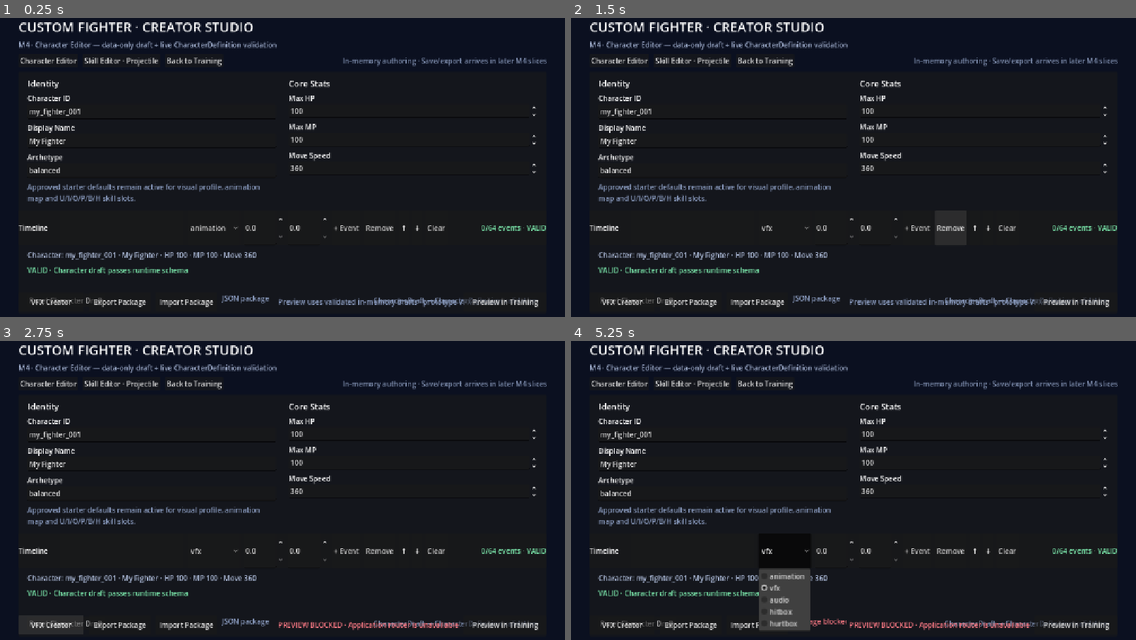
Above: before the commit, frames 1-4 (two rows, left to right).
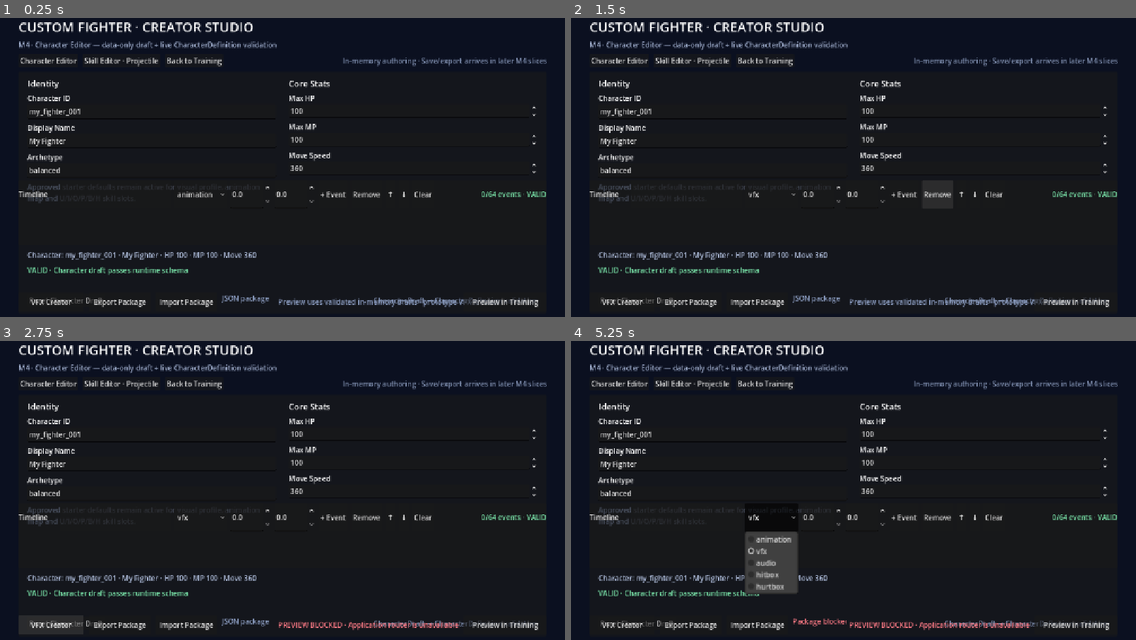
Above: after the commit, the same moments.

Repository: ws951125/custom-fighter
Game: Godot game, scene res://game/creator/creator_studio.tscn
Two runs of this game, one before a commit and one after it. Both use one fixed random seed, a clock stepped at 60 frames per second and the inputs below. This scene is started directly instead of the project's main scene.
Inputs:
- Up to frame 1 (0.25 s): no input
- Up to frame 2 (1.5 s): click "+ Event" at 0.5 s; click "Remove" at 1.25 s
- Up to frame 3 (2.75 s): click "VFX Creator" at 2 s
- Up to frame 4 (5.25 s): click "Preview in Training" at 2.75 s; click "Export Package" at 3.5 s; click "Import Package" at 4.25 s; click "vfx" at 5 s

The runs differ from the first frame. In frame 1, 1.8% of the frame differs, in the area x 3-97%, y 55-74%; in frame 2, 1.7%; in frame 3, 1.6%; in frame 4, 4.4%, in the area x 3-97%, y 55-97%.

Commit message:
V2-1: add spatial timeline Creator controls

Diff:
--- a/game/creator/timeline_creator_studio.gd
+++ b/game/creator/timeline_creator_studio.gd
@@ -1,6 +1,8 @@
 extends "res://game/creator/ai_skill_proposal_creator_studio.gd"
 
 const SkillDefinition = preload("res://game/core/skills/skill_definition.gd")
+const SPATIAL_TIMELINE_FIELDS := ["half_width", "half_depth", "offset_x", "offset_depth"]
+const WEB_TIMELINE_EDITABLE_FIELDS := ["type", "time", "duration", "half_width", "half_depth", "offset_x", "offset_depth"]
 
 var timeline_panel: PanelContainer
 var timeline_event_list: ItemList
@@ -8,6 +10,11 @@
 var timeline_time: SpinBox
 var timeline_duration: SpinBox
 var timeline_status: Label
+var timeline_spatial_row: HBoxContainer
+var timeline_half_width: SpinBox
+var timeline_half_depth: SpinBox
+var timeline_offset_x: SpinBox
+var timeline_offset_depth: SpinBox
 var _web_add_timeline_event_callback
 var _web_remove_timeline_event_callback
 var _web_move_timeline_event_callback
@@ -24,19 +31,22 @@
 	timeline_panel = PanelContainer.new()
 	timeline_panel.set_anchors_preset(Control.PRESET_BOTTOM_WIDE)
 	timeline_panel.offset_left = 42.0
-	timeline_panel.offset_top = -258.0
+	timeline_panel.offset_top = -326.0
 	timeline_panel.offset_right = -42.0
 	timeline_panel.offset_bottom = -178.0
 	add_child(timeline_panel)
+	var stack := VBoxContainer.new()
+	stack.add_theme_constant_override("separation", 6)
+	timeline_panel.add_child(stack)
 	var row := HBoxContainer.new()
 	row.add_theme_constant_override("separation", 8)
-	timeline_panel.add_child(row)
+	stack.add_child(row)
 	var heading := Label.new()
 	heading.text = "Timeline"
 	heading.custom_minimum_size = Vector2(86, 0)
 	row.add_child(heading)
 	timeline_event_list = ItemList.new()
-	timeline_event_list.custom_minimum_size = Vector2(280, 64)
+	timeline_event_list.custom_minimum_size = Vector2(250, 64)
 	timeline_event_list.select_mode = ItemList.SELECT_SINGLE
 	timeline_event_list.item_selected.connect(_on_timeline_selected)
 	row.add_child(timeline_event_list)
@@ -61,11 +71,40 @@
 	timeline_status.horizontal_alignment = HORIZONTAL_ALIGNMENT_RIGHT
 	row.add_child(timeline_status)
 
-func _timeline_spin(minimum: float, maximum: float) -> SpinBox:
+	timeline_spatial_row = HBoxContainer.new()
+	timeline_spatial_row.add_theme_constant_override("separation", 8)
+	stack.add_child(timeline_spatial_row)
+	_add_timeline_label(timeline_spatial_row, "Spatial", 86.0)
+	_add_timeline_label(timeline_spatial_row, "Half W")
+	timeline_half_width = _timeline_spin(0.01, SkillDefinition.MAX_TIMELINE_SPATIAL_HALF_WIDTH, 1.0)
+	timeline_half_width.value_changed.connect(_on_timeline_half_width_changed)
+	timeline_spatial_row.add_child(timeline_half_width)
+	_add_timeline_label(timeline_spatial_row, "Half Depth")
+	timeline_half_depth = _timeline_spin(0.001, SkillDefinition.MAX_TIMELINE_SPATIAL_HALF_DEPTH, 0.01)
+	timeline_half_depth.value_changed.connect(_on_timeline_half_depth_changed)
+	timeline_spatial_row.add_child(timeline_half_depth)
+	_add_timeline_label(timeline_spatial_row, "Offset X")
+	timeline_offset_x = _timeline_spin(-SkillDefinition.MAX_TIMELINE_SPATIAL_OFFSET_X, SkillDefinition.MAX_TIMELINE_SPATIAL_OFFSET_X, 1.0)
+	timeline_offset_x.value_changed.connect(_on_timeline_offset_x_changed)
+	timeline_spatial_row.add_child(timeline_offset_x)
+	_add_timeline_label(timeline_spatial_row, "Offset Depth")
+	timeline_offset_depth = _timeline_spin(-SkillDefinition.MAX_TIMELINE_SPATIAL_OFFSET_DEPTH, SkillDefinition.MAX_TIMELINE_SPATIAL_OFFSET_DEPTH, 0.01)
+	timeline_offset_depth.value_changed.connect(_on_timeline_offset_depth_changed)
+	timeline_spatial_row.add_child(timeline_offset_depth)
+	timeline_spatial_row.visible = false
+
+func _add_timeline_label(parent: Control, text: String, minimum_width: float = 0.0) -> void:
+	var label := Label.new()
+	label.text = text
+	if minimum_width > 0.0:
+		label.custom_minimum_size = Vector2(minimum_width, 0)
+	parent.add_child(label)
+
+func _timeline_spin(minimum: float, maximum: float, step_value: float = 0.01) -> SpinBox:
 	var spin := SpinBox.new()
 	spin.min_value = minimum
 	spin.max_value = maximum
-	spin.step = 0.01
+	spin.step = step_value
 	spin.custom_minimum_size = Vector2(92, 0)
 	return spin
 
@@ -87,6 +126,29 @@
 		suffix += 1
 	return "event"
 
+func _is_spatial_timeline_type(event_type: String) -> bool:
+	return SkillDefinition.TIMELINE_SPATIAL_EVENT_TYPES.has(event_type)
+
+func _normalize_timeline_event_payload(event: Dictionary) -> Dictionary:
+	var normalized: Dictionary = event.duplicate(true)
+	var event_type := str(normalized.get("type", "")).strip_edges().to_lower()
+	normalized["type"] = event_type
+	if _is_spatial_timeline_type(event_type):
+		normalized["half_width"] = float(normalized.get("half_width", skill_draft.hitbox_half_width if skill_draft != null else SkillDefinition.DEFAULT_TIMELINE_SPATIAL_HALF_WIDTH))
+		normalized["half_depth"] = float(normalized.get("half_depth", skill_draft.hitbox_half_depth if skill_draft != null else SkillDefinition.DEFAULT_TIMELINE_SPATIAL_HALF_DEPTH))
+		normalized["offset_x"] = float(normalized.get("offset_x", 0.0))
+		normalized["offset_depth"] = float(normalized.get("offset_depth", 0.0))
+	else:
+		for key in SPATIAL_TIMELINE_FIELDS:
+			normalized.erase(key)
+	return normalized
+
+func _store_timeline_events(events: Array[Dictionary]) -> void:
+	var normalized: Array[Dictionary] = []
+	for event in events:
+		normalized.append(_normalize_timeline_event_payload(event))
+	skill_draft.set_timeline_events(normalized)
+
 func _on_timeline_add() -> void:
 	if skill_draft.timeline_events.size() >= SkillDefinition.MAX_TIMELINE_EVENTS:
 		return
@@ -98,7 +160,7 @@
 		var last: Dictionary = events[-1]
 		time_value = float(last.get("time", 0.0))
 	events.append({"id": _next_timeline_id(), "type": "vfx", "time": time_value, "duration": 0.0})
-	skill_draft.set_timeline_events(events)
+	_store_timeline_events(events)
 	_refresh_skill_validation()
 	_refresh_timeline_editor(events.size() - 1)
 
@@ -110,7 +172,7 @@
 	for event in skill_draft.timeline_events:
 		events.append(event.duplicate(true))
 	events.remove_at(index)
-	skill_draft.set_timeline_events(events)
+	_store_timeline_events(events)
 	_refresh_skill_validation()
 	_refresh_timeline_editor(mini(index, events.size() - 1))
 
@@ -124,7 +186,7 @@
 	events.remove_at(index)
 	events.insert(target, moved)
 	# Reordering is deterministic but still validated: invalid chronological order is visible and fails closed.
-	skill_draft.set_timeline_events(events)
+	_store_timeline_events(events)
 	_refresh_skill_validation()
 	_refresh_timeline_editor(target)
 
@@ -152,7 +214,7 @@
 	for event in skill_draft.timeline_events:
 		events.append(event.duplicate(true))
 	events[index][key] = value
-	skill_draft.set_timeline_events(events)
+	_store_timeline_events(events)
 	_refresh_skill_validation()
 	_refresh_timeline_editor(index)
 
@@ -165,20 +227,43 @@
 func _on_timeline_duration_changed(value: float) -> void:
 	_update_selected_timeline_field("duration", value)
 
+func _on_timeline_half_width_changed(value: float) -> void:
+	_update_selected_timeline_field("half_width", value)
+
+func _on_timeline_half_depth_changed(value: float) -> void:
+	_update_selected_timeline_field("half_depth", value)
+
+func _on_timeline_offset_x_changed(value: float) -> void:
+	_update_selected_timeline_field("offset_x", value)
+
+func _on_timeline_offset_depth_changed(value: float) -> void:
+	_update_selected_timeline_field("offset_depth", value)
+
 func _refresh_timeline_editor(select_index: int = -1) -> void:
 	if timeline_event_list == null:
 		return
 	timeline_event_list.clear()
 	for event in skill_draft.timeline_events:
-		timeline_event_list.add_item("%s · %s · %.2fs + %.2fs" % [event.get("id", ""), event.get("type", ""), float(event.get("time", 0.0)), float(event.get("duration", 0.0))])
+		var item_text := "%s · %s · %.2fs + %.2fs" % [event.get("id", ""), event.get("type", ""), float(event.get("time", 0.0)), float(event.get("duration", 0.0))]
+		if _is_spatial_timeline_type(str(event.get("type", ""))):
+			item_text += " · %.1fx%.3f @ %.1f/%.3f" % [float(event.get("half_width", SkillDefinition.DEFAULT_TIMELINE_SPATIAL_HALF_WIDTH)), float(event.get("half_depth", SkillDefinition.DEFAULT_TIMELINE_SPATIAL_HALF_DEPTH)), float(event.get("offset_x", 0.0)), float(event.get("offset_depth", 0.0))]
+		timeline_event_list.add_item(item_text)
+	timeline_spatial_row.visible = false
 	if select_index >= 0 and select_index < skill_draft.timeline_events.size():
 		timeline_event_list.select(select_index)
 		var event: Dictionary = skill_draft.timeline_events[select_index]
-		var type_index := SkillDefinition.SUPPORTED_TIMELINE_EVENT_TYPES.find(str(event.get("type", "")))
+		var event_type := str(event.get("type", ""))
+		var type_index := SkillDefinition.SUPPORTED_TIMELINE_EVENT_TYPES.find(event_type)
 		if type_index >= 0:
 			timeline_type.select(type_index)
 		timeline_time.set_value_no_signal(float(event.get("time", 0.0)))
 		timeline_duration.set_value_no_signal(float(event.get("duration", 0.0)))
+		if _is_spatial_timeline_type(event_type):
+			timeline_spatial_row.visible = true
+			timeline_half_width.set_value_no_signal(float(event.get("half_width", SkillDefinition.DEFAULT_TIMELINE_SPATIAL_HALF_WIDTH)))
+			timeline_half_depth.set_value_no_signal(float(event.get("half_depth", SkillDefinition.DEFAULT_TIMELINE_SPATIAL_HALF_DEPTH)))
+			timeline_offset_x.set_value_no_signal(float(event.get("offset_x", 0.0)))
+			timeline_offset_depth.set_value_no_signal(float(event.get("offset_depth", 0.0)))
 	var errors := skill_draft.validate()
 	timeline_status.text = "%d/%d events · %s" % [skill_draft.timeline_events.size(), SkillDefinition.MAX_TIMELINE_EVENTS, "VALID" if errors.is_empty() else "INVALID"]
 	timeline_status.modulate = Color("7ff0b1") if errors.is_empty() else Color("ff7b86")
@@ -199,6 +284,13 @@
 	window.customFighterCreatorTimelineUpdate = _web_update_timeline_event_callback
 	window.customFighterCreatorTimelineClear = _web_clear_timeline_callback
 
+func _apply_web_timeline_patch(event: Dictionary, patch: Dictionary) -> Dictionary:
+	var updated: Dictionary = event.duplicate(true)
+	for key in WEB_TIMELINE_EDITABLE_FIELDS:
+		if patch.has(key):
+			updated[key] = patch[key]
+	return _normalize_timeline_event_payload(updated)
+
 func _web_add_timeline_event(args: Array) -> void:
 	_on_timeline_add()
 	var index := skill_draft.timeline_events.size() - 1
@@ -208,10 +300,8 @@
 			var events: Array[Dictionary] = []
 			for event in skill_draft.timeline_events:
 				events.append(event.duplicate(true))
-			for key in ["type", "time", "duration"]:
-				if parsed.has(key):
-					events[index][key] = parsed[key]
-			skill_draft.set_timeline_events(events)
+			events[index] = _apply_web_timeline_patch(events[index], parsed)
+			_store_timeline_events(events)
 			_refresh_skill_validation()
 			_refresh_timeline_editor(index)
 
@@ -239,10 +329,8 @@
 	var events: Array[Dictionary] = []
 	for event in skill_draft.timeline_events:
 		events.append(event.duplicate(true))
-	for key in ["type", "time", "duration"]:
-		if parsed.has(key):
-			events[index][key] = parsed[key]
-	skill_draft.set_timeline_events(events)
+	events[index] = _apply_web_timeline_patch(events[index], parsed)
+	_store_timeline_events(events)
 	_refresh_skill_validation()
 	_refresh_timeline_editor(index)
 
